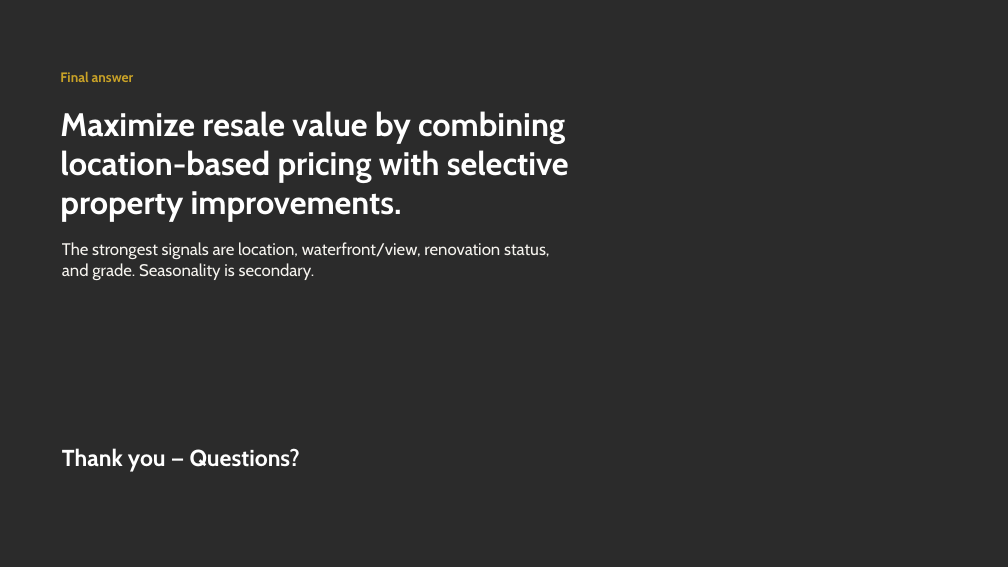
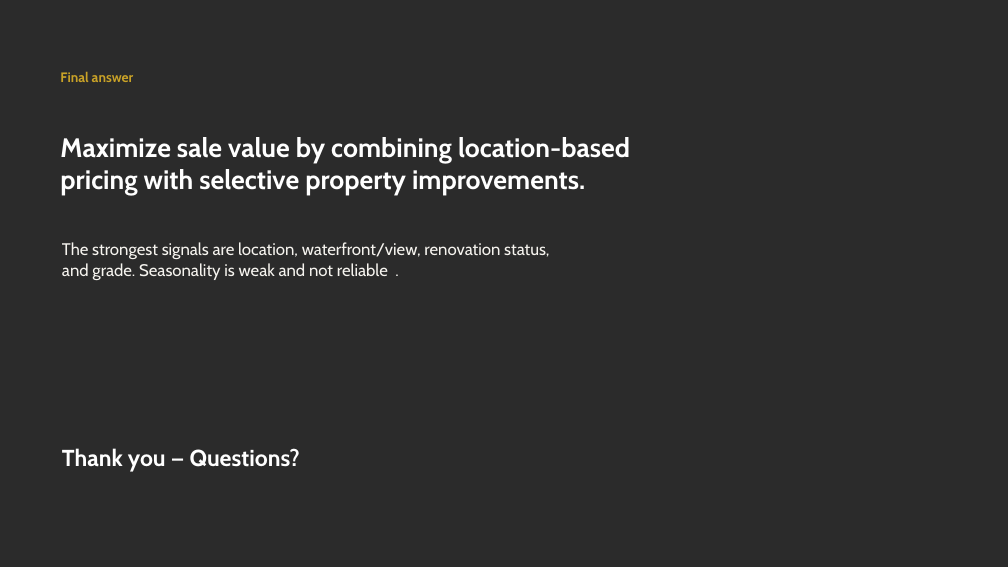
Before and after one commit to elhamrouzban/king_county_housing, a slide deck: slide 11 of King_County_EDA_Professional_Deck.pptx. Drawn at 1008x567 pixels with LibreOffice and Linux fonts; fonts in the diff are those of the drawing; background and template pictures are left out; a plain dark background stands for a picture behind light text. Boxes give left, top, right and bottom in pixels: in the first picture for what was removed or moved away, otherwise in the second. Text is boxed around its words. In the diff, an @@ line names an element or a change of style, - is before the commit and + after.

```diff
--- a/King_County_EDA_Professional_Deck.pptx
+++ b/King_County_EDA_Professional_Deck.pptx
@@ text at [60, 137, 630, 194]: text changed; size 31 to 25.4 pt @@
-Maximize resale value by combining location-based pricing with selective property improvements.
+Maximize sale value by combining location-based pricing with selective property improvements.
@@ text at [62, 242, 549, 280]: text changed @@
-The strongest signals are location, waterfront/view, renovation status, and grade. Seasonality is secondary.
+The strongest signals are location, waterfront/view, renovation status, and grade. Seasonality is weak and not reliable .
```
Also in this commit, not shown: 8 other slides changed, 3 other files.
